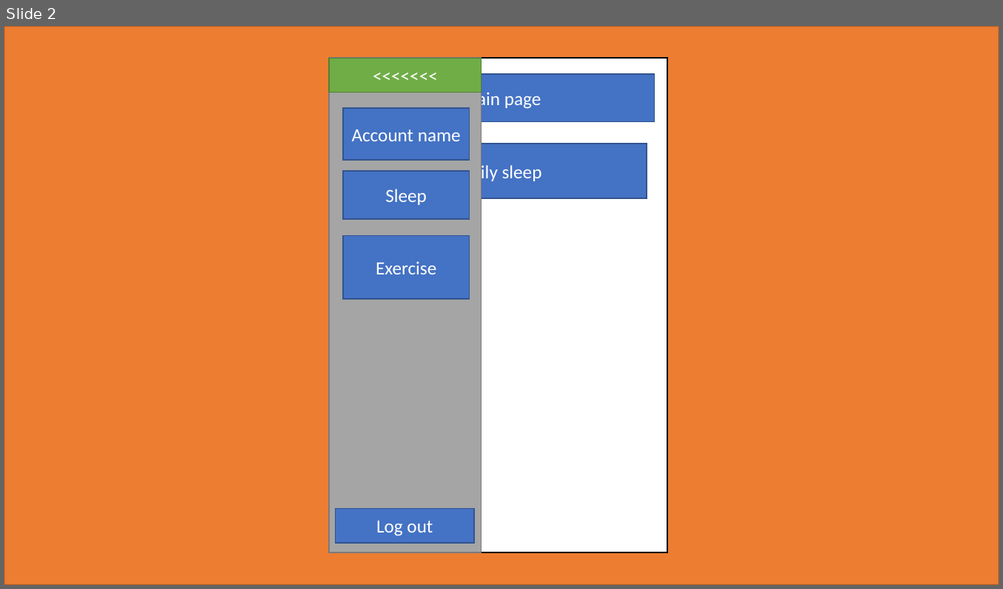
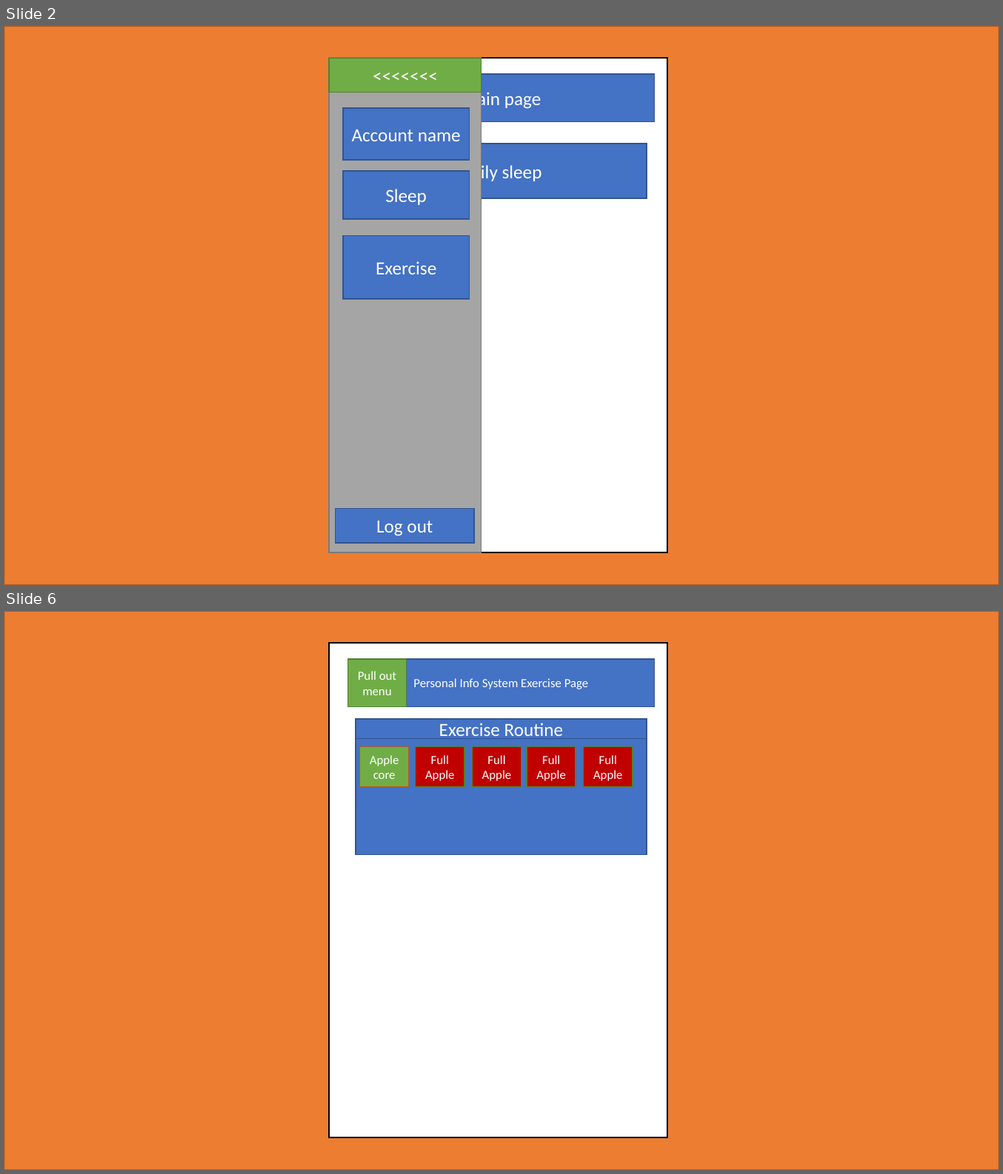
Before and after one commit to CM10313-Group-19/Personal-Infomatics-Software, a slide deck: ProjectInformation/Powerpoint designs/V1/powerpoint design.pptx. Shown one above the other, each under a label of ours: slide 2 before the commit, slides 2 and 6 after it; the slides between them are not shown. The pictures are 1003x589 and 1003x1174 pixels, drawn with LibreOffice and Linux fonts; fonts in the diff are those of the drawing. Boxes give left, top, right and bottom in pixels: in the first picture for what was removed or moved away, otherwise in the second. Text is boxed around its words. In the diff, an @@ line names an element or a change of style, - is before the commit and + after.

```diff
--- a/ProjectInformation/Powerpoint designs/V1/powerpoint design.pptx
+++ b/ProjectInformation/Powerpoint designs/V1/powerpoint design.pptx
@@ slide 6 added at (4,611,999,1170), background #FFFFFF @@
@@ rectangle added at (4,611,999,1170), fill #ED7D31, outline #AF5C24 1 pt @@
@@ rectangle added at (330,643,667,1139), fill #FFFFFF, outline #000000 1 pt @@
@@ rectangle added at (348,659,654,706), fill #4472C4, outline #325491 1 pt, 12 pt, text #FFFFFF @@
+Personal Info System Exercise Page
@@ rectangle added at (348,659,406,706), fill #70AD47, outline #538035 1 pt, 12 pt, text #FFFFFF @@
+Pull out menu
@@ rectangle added at (356,719,646,739), fill #4472C4, outline #325491 1 pt, 18 pt, text #FFFFFF @@
+Exercise Routine
@@ rectangle added at (356,738,646,855), fill #4472C4, outline #325491 1 pt @@
@@ rectangle added at (360,747,409,787), fill #70AD47, outline #AF5C24 1 pt, 12 pt, text #FFFFFF @@
+Apple core
@@ rectangle added at (415,747,464,787), fill #C00000, outline #538035 1 pt, 12 pt, text #FFFFFF @@
+Full Apple
@@ rectangle added at (416,747,465,787), fill #FF0000, outline #538035 1 pt, 12 pt, text #FFFFFF @@
+Full Apple
@@ rectangle added at (472,747,521,787), fill #C00000, outline #538035 1 pt, 12 pt, text #FFFFFF @@
+Full Apple
@@ rectangle added at (527,747,576,787), fill #C00000, outline #538035 1 pt, 12 pt, text #FFFFFF @@
+Full Apple
@@ rectangle added at (583,747,633,787), fill #C00000, outline #538035 1 pt, 12 pt, text #FFFFFF @@
+Full Apple
```
Also in this commit, not shown: 1 slide changed, 4 other slides added.
